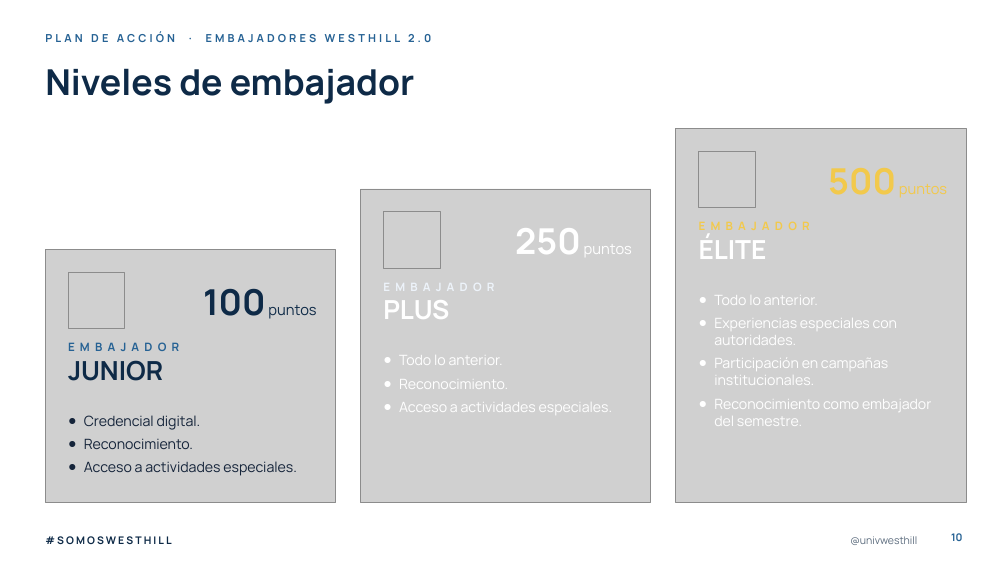
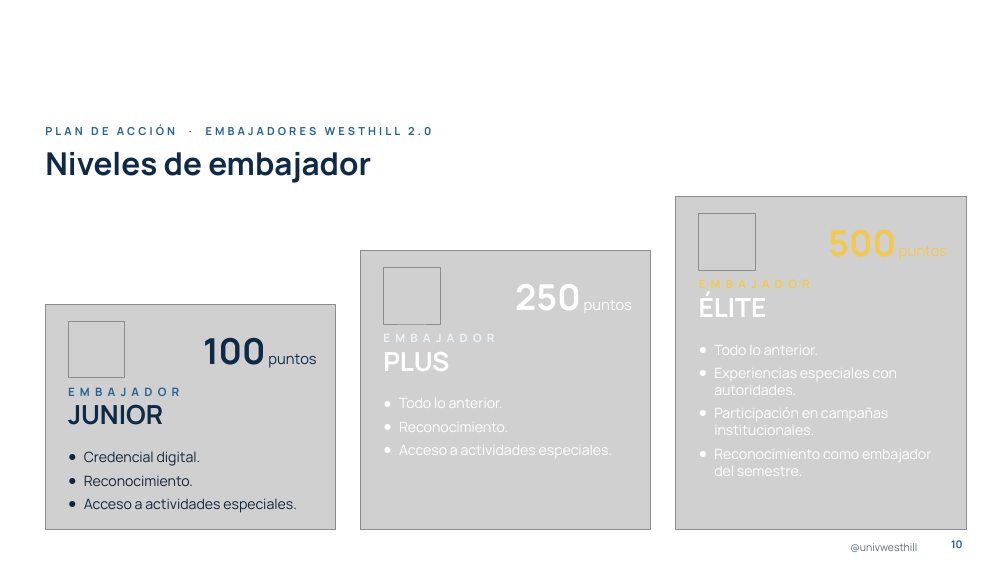
Before and after one commit to dnmcamiloedson-arch/EdUW, a slide deck: slide 10 of presentaciones/Plan_de_Accion_Embajadores_Westhill_2027.pptx. Drawn at 1008x567 pixels with LibreOffice and Linux fonts; fonts in the diff are those of the drawing; grey boxes stand for pictures; background and template pictures are left out. Boxes give left, top, right and bottom in pixels: in the first picture for what was removed or moved away, otherwise in the second. Text is boxed around its words. In the diff, an @@ line names an element or a change of style, - is before the commit and + after.

```diff
--- a/presentaciones/Plan_de_Accion_Embajadores_Westhill_2027.pptx
+++ b/presentaciones/Plan_de_Accion_Embajadores_Westhill_2027.pptx
@@ text added at (83, 12, 386, 44), 19 pt, text #FFFFFF, bold @@
+#SOMOSWESTHILL
@@ text "PLAN DE ACCIÓN · EMBAJADORES ...": place and size @@
-text "PLAN DE ACCIÓN · EMBAJADORES ..." at (45, 32, 431, 42)
+text "PLAN DE ACCIÓN · EMBAJADORES ..." at (45, 125, 431, 135)
@@ title "Niveles de embajador": place and size @@
-title "Niveles de embajador" at (45, 68, 414, 104)
+title "Niveles de embajador" at (45, 152, 371, 183)
@@ title "Niveles de embajador" at (45, 152, 371, 183): size 34 to 30 pt @@
@@ picture: place and size @@
-picture at (676, 129, 966, 503)
+picture at (676, 197, 966, 529)
@@ picture: place and size @@
-picture at (699, 151, 755, 208)
+picture at (699, 214, 755, 271)
@@ text "500 puntos": place and size @@
-text "500 puntos" at (828, 168, 947, 198)
+text "500 puntos" at (828, 230, 947, 260)
@@ picture: place and size @@
-picture at (361, 189, 651, 503)
+picture at (361, 250, 651, 529)
@@ picture: place and size @@
-picture at (383, 212, 440, 268)
+picture at (383, 268, 440, 324)
@@ text "250 puntos": place and size @@
-text "250 puntos" at (515, 228, 632, 254)
+text "250 puntos" at (515, 284, 632, 310)
@@ text "EMBAJADOR": place and size @@
-text "EMBAJADOR" at (699, 234, 767, 259)
+text "EMBAJADOR" at (699, 292, 767, 317)
@@ picture: place and size @@
-picture at (45, 250, 336, 503)
+picture at (45, 304, 336, 529)
@@ picture: place and size @@
-picture at (68, 272, 125, 329)
+picture at (68, 321, 125, 378)
@@ text "100 puntos": place and size @@
-text "100 puntos" at (203, 289, 316, 319)
+text "100 puntos" at (203, 338, 316, 368)
@@ text "EMBAJADOR": place and size @@
-text "EMBAJADOR" at (383, 300, 449, 319)
+text "EMBAJADOR" at (383, 352, 449, 371)
@@ text "Todo lo anterior.": place and size @@
-text "Todo lo anterior." at (714, 295, 931, 426)
+text "Todo lo anterior." at (714, 345, 931, 476)
@@ text "EMBAJADOR": place and size @@
-text "EMBAJADOR" at (68, 360, 163, 381)
+text "EMBAJADOR" at (68, 404, 163, 425)
@@ text "Todo lo anterior.": place and size @@
-text "Todo lo anterior." at (399, 355, 613, 412)
+text "Todo lo anterior." at (399, 398, 613, 455)
@@ text "Credencial digital.": place and size @@
-text "Credencial digital." at (84, 415, 297, 476)
+text "Credencial digital." at (84, 451, 297, 513)
@@ text removed at (45, 536, 171, 544) @@
-#SOMOSWESTHILL
@@ text "@univwesthill": place and size @@
-text "@univwesthill" at (850, 536, 917, 545)
+text "@univwesthill" at (850, 543, 917, 552)
@@ page number: place and size @@
-page number at (951, 533, 962, 541)
+page number at (951, 540, 962, 548)
```
Also in this commit, not shown: 15 other slides changed.
